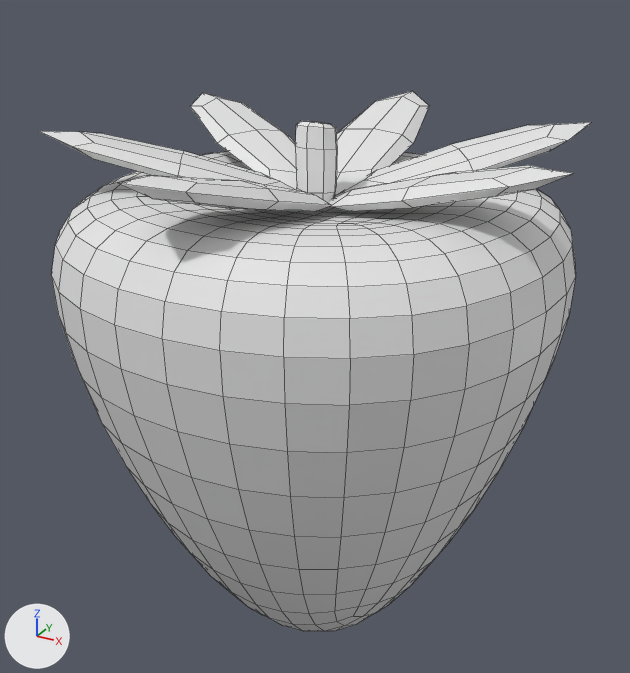
One commit to the FBX model Assets/3DModels/LowPolyStrawberry.fbx: the scene before it, then after it.
Camera for both pictures: a 50 mm camera at (4.1, -7.36, 7.96) aimed at (-0.11, 0.3, 4.13). Every picture has the same lights, and +X, +Y and +Z are marked at lower left. Mesh edges are drawn as thin lines. Where no turn or scale is listed for an object, it has been applied to the vertices.
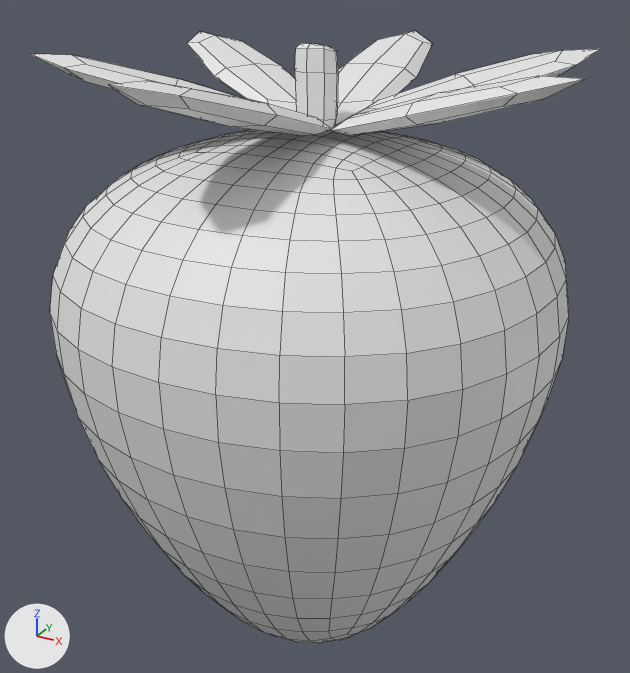
Commit message: Changed the strawberry to be solid object instead of hollow object

Where the change shows, as pixel boxes [x1, y1, x2, y2] in the pictures (630 x 673 px):
'Cube', reshaped, moved, turned: before [51, 151, 576, 632]; after [50, 130, 569, 643]
'Cube.002', reshaped, moved (28% taller): before [328, 165, 574, 211]; after [329, 76, 584, 135]
'Cube.004', moved: before [335, 91, 429, 195]; after [336, 31, 432, 125]
'Cube.001', moved: before [117, 175, 332, 212]; after [109, 81, 332, 136]
'Cube.005', moved: before [190, 93, 297, 190]; after [187, 32, 296, 112]
'Cube.003', moved: before [335, 122, 591, 198]; after [354, 49, 600, 115]
'Cube.006', moved: before [39, 131, 296, 190]; after [30, 54, 245, 99]
'Cube.007', moved: before [295, 121, 337, 207]; after [295, 44, 338, 132]

The edits, one by one:
me_cube_004 is used by ob_cube; location (0.0, 0.14, 1.57); scale (1.0, 1.0, 1.7).
me_cube_004 had 642 vertices, 640 faces and spanned x -2.55..2.55, y -2.55..2.55, z -0.63..2.53.
me_cube_004 now has 642 vertices, 640 faces and spans x -2.55..2.55, y -2.55..2.55, z 2.31..5.79.
me_cube_004 part 1: 610 of 642 vertices moved; they spanned x -2.55..2.55, y -2.55..2.55, z -0.63..2.52 and now span x -2.55..2.55, y -2.55..2.55, z 2.31..5.79; mean shift (0.0, 0.0, 2.14); largest move (0.0, 0.0, -0.63) -> (0.0, 0.0, 5.79).
Object 'Cube.004' (ob_cube_004) moves from (-0.1, 1.64, 6.04) to (-0.1, 1.64, 6.75).
Object 'Cube.003' (ob_cube_003) moves from (1.15, 1.06, 6.04) to (1.15, 1.06, 6.75).
Object 'Cube.006' (ob_cube_006) moves from (-1.19, -0.5, 6.04) to (-1.19, -0.5, 6.75).
Object 'Cube' (ob_cube) moves from (0.0, 0.14, 1.57) to (0.0, 0.14, 10.33).
Object 'Cube' (ob_cube) turns from (0, 0, 0) to (179, 0, 0) degrees about x, y and z.
Object 'Cube.005' (ob_cube_005) moves from (-1.24, 0.95, 6.04) to (-1.24, 0.95, 6.75).
Object 'Cube.001' (ob_cube_001) moves from (-0.08, -1.17, 6.04) to (-0.08, -1.17, 6.75).
Object 'Cube.007' (ob_cube_007) moves from (-0.02, 0.16, 5.88) to (-0.02, 0.16, 6.58).
Object 'Cube.002' (ob_cube_002) now shows me_cube_005 instead of me_cube_006.
Object 'Cube.002' (ob_cube_002) moves from (1.35, -0.17, 6.04) to (1.35, -0.17, 6.75).
